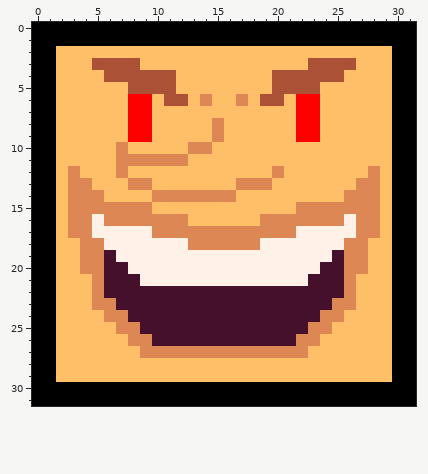
Pixel-art sprite -- assets/enemy.png. The picture above is the old version.
The file is 32x32 pixels.
Now the later version:
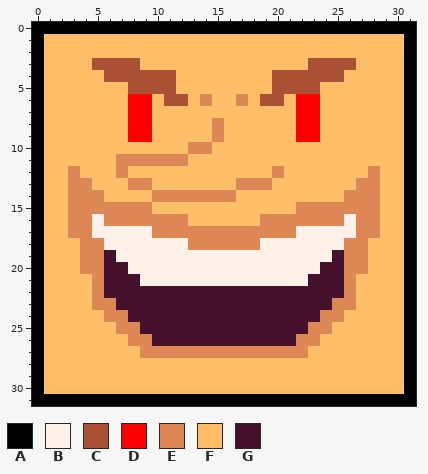
Palette (. is transparent): A #000000  B #fff1e8  C #ab5236  D #ff0000  E #dd8854  F #ffbf69  G #45102b
From old to new:
The author changed colour A to colour F in row 1 at x 1 to 30; in rows 2 to 29 at x 1 and 30; in row 30 at x 1 to 30.
The author changed colour E to colour F in row 10 at x 7.
Pixel boxes of the changes (left, top, right, bottom) in both pictures:
changed: (44, 34, 404, 394)
